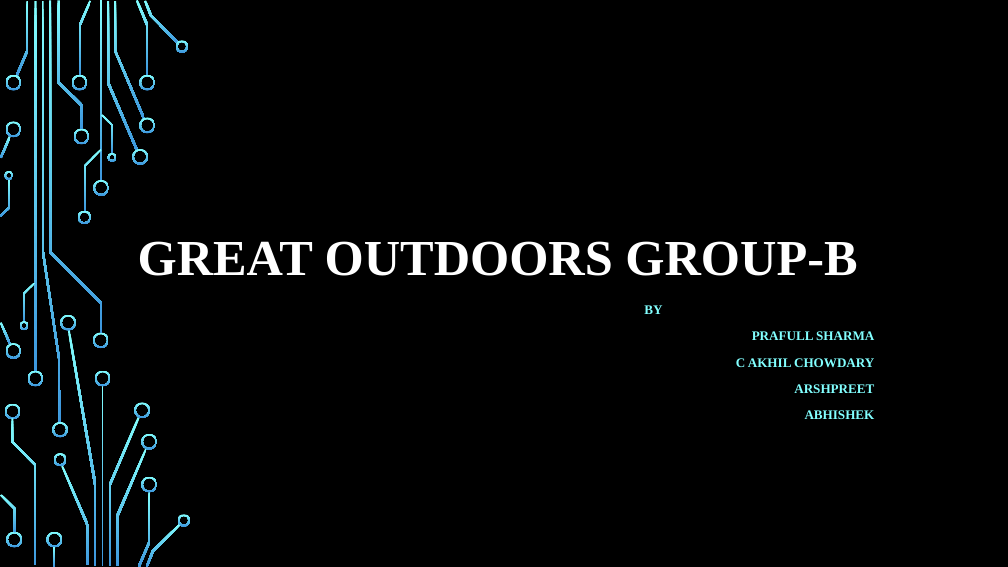
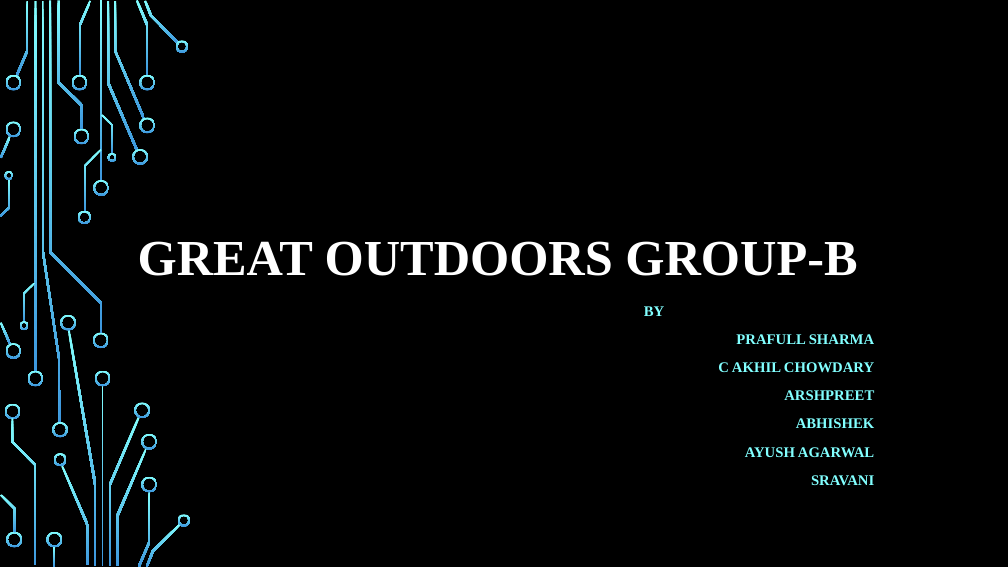
Before and after one commit to asing472/Great_Outdoor_Group_B, a slide deck: slide 1 of Presentation/Great_Outdoor Group B Prafull .pptx. Drawn at 1008x567 pixels with LibreOffice and Linux fonts; fonts in the diff are those of the drawing; background and template pictures are left out. Boxes give left, top, right and bottom in pixels: in the first picture for what was removed or moved away, otherwise in the second. Text is boxed around its words. In the diff, an @@ line names an element or a change of style, - is before the commit and + after.

```diff
--- a/Presentation/Great_Outdoor Group B Prafull .pptx
+++ b/Presentation/Great_Outdoor Group B Prafull .pptx
@@ subtitle at bbox=[644, 306, 875, 428]: size 12.5 to 14 pt in "BY", "PRAFULL SHARMA", "C AKHIL CHOWDARY", "ARSHPREET" and 1 more places @@
@@ subtitle at bbox=[745, 447, 874, 485]: paragraphs added @@
+AYUSH AGARWAL
+SRAVANI
```
Also in this commit, not shown: 1 slide added.
